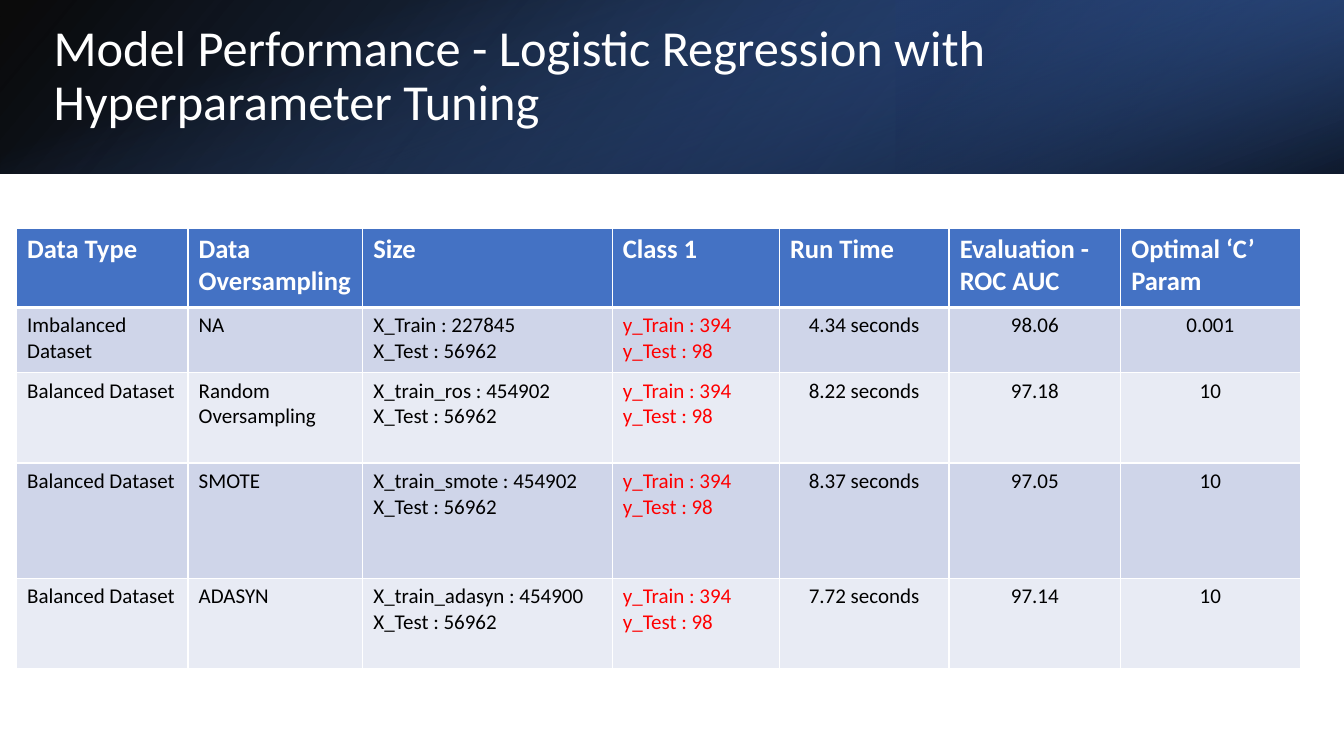
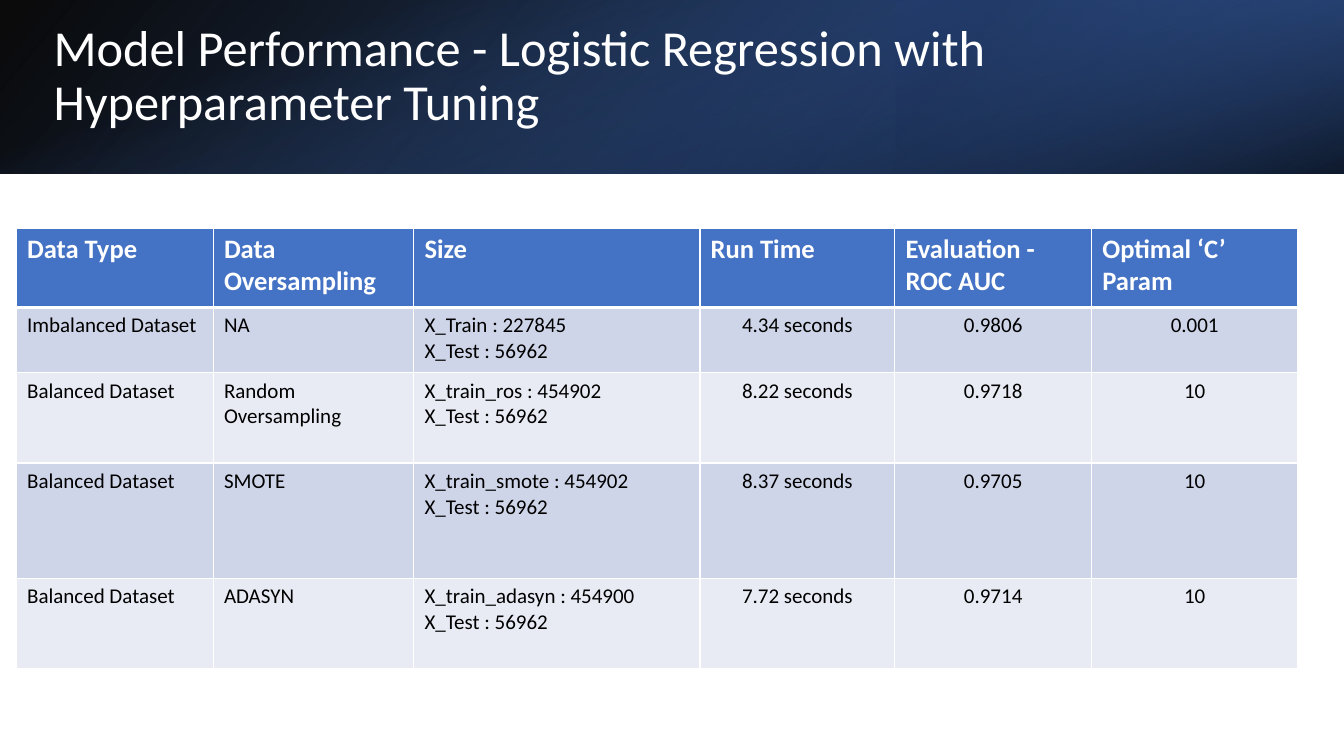
Before and after one commit to jagsrj/Credit_card_fraud_detection_ML, a slide deck: slide 8 of CreditCard_FraudDetection_MachingLearning.pptx. Drawn at 1344x756 pixels with LibreOffice and Linux fonts; fonts in the diff are those of the drawing. Boxes give left, top, right and bottom in pixels: in the first picture for what was removed or moved away, otherwise in the second. Text is boxed around its words. In the diff, an @@ line names an element or a change of style, - is before the commit and + after.

```diff
--- a/CreditCard_FraudDetection_MachingLearning.pptx
+++ b/CreditCard_FraudDetection_MachingLearning.pptx
@@ table at (x1=16, y1=228, x2=1297, y2=668) @@
-column 4: Class 1 | y_Train : 394 y_Test : 98 | y_Train : 394 y_Test : 98 | y_Train : 394 y_Test : 98 | y_Train : 394 y_Test : 98
-column 6: Evaluation - ROC AUC | 98.06 | 97.18 | 97.05 | 97.14
+column 5: Evaluation - ROC AUC | 0.9806 | 0.9718 | 0.9705 | 0.9714
```
Also in this commit, not shown: 6 other slides changed, 1 other file.
